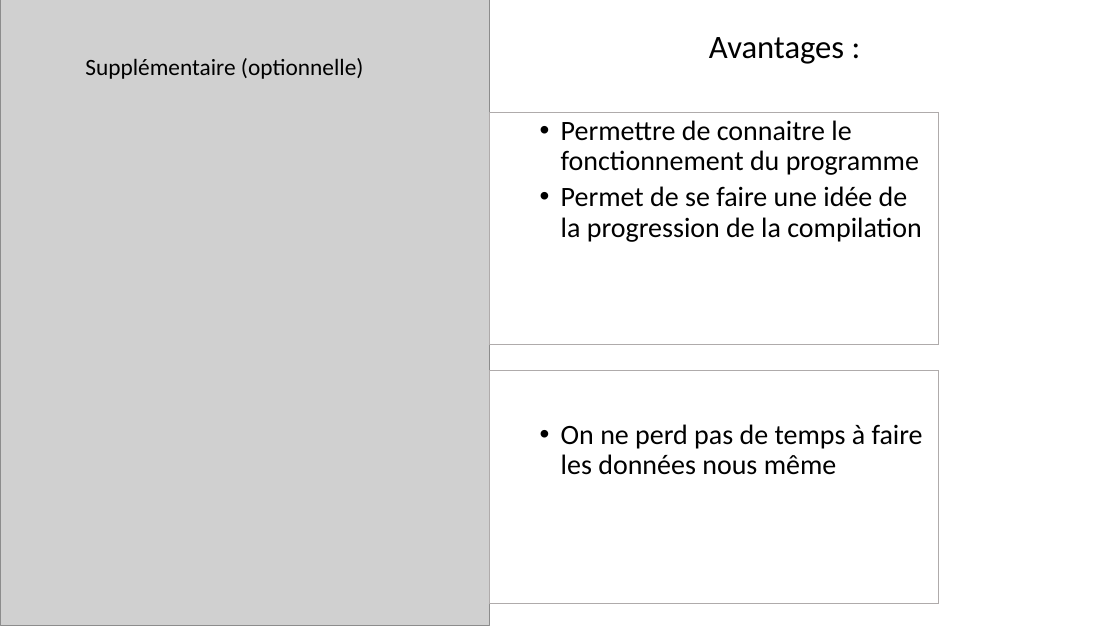
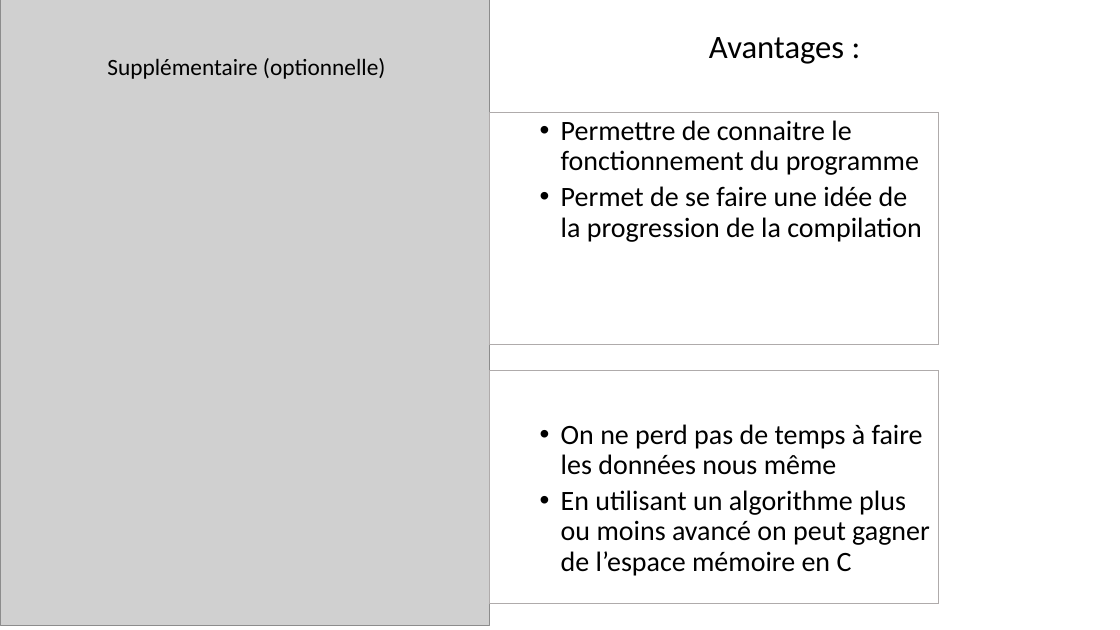
Before and after one commit to felttl/Mazer, a slide deck: slide 5 of presentation.pptx. Drawn at 1120x630 pixels with LibreOffice and Linux fonts; fonts in the diff are those of the drawing; grey boxes stand for pictures. Boxes give left, top, right and bottom in pixels: in the first picture for what was removed or moved away, otherwise in the second. Text is boxed around its words. In the diff, an @@ line names an element or a change of style, - is before the commit and + after.

```diff
--- a/presentation.pptx
+++ b/presentation.pptx
@@ text "Supplémentaire (optionnelle)" moved from (x1=85, y1=58, x2=363, y2=79) to (x1=107, y1=58, x2=385, y2=79) @@
@@ text in rectangle at (x1=561, y1=490, x2=930, y2=576): paragraph added @@
+  • En utilisant un algorithme plus ou moins avancé on peut gagner de l’espace mémoire en C
```
Also in this commit, not shown: 4 other slides changed.
